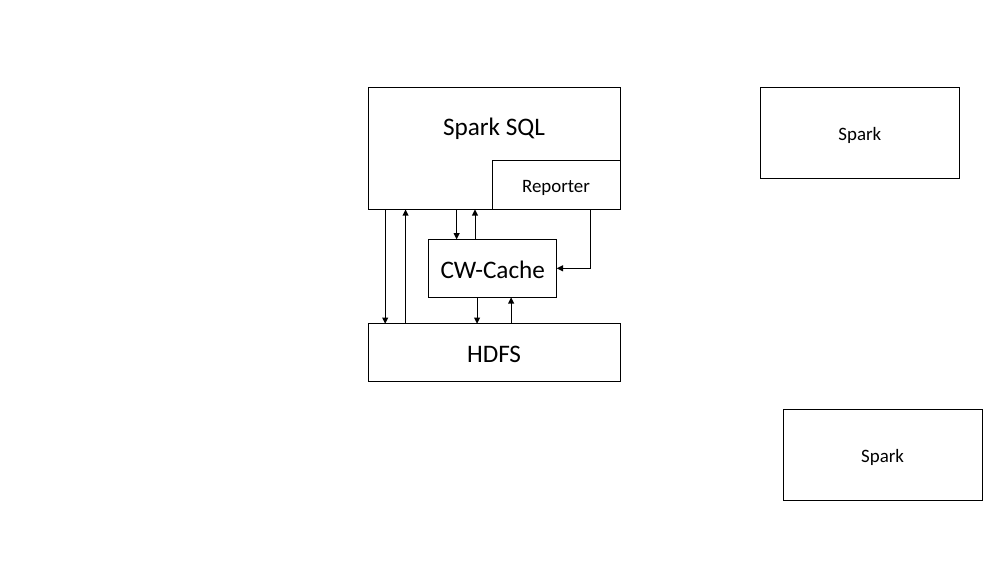
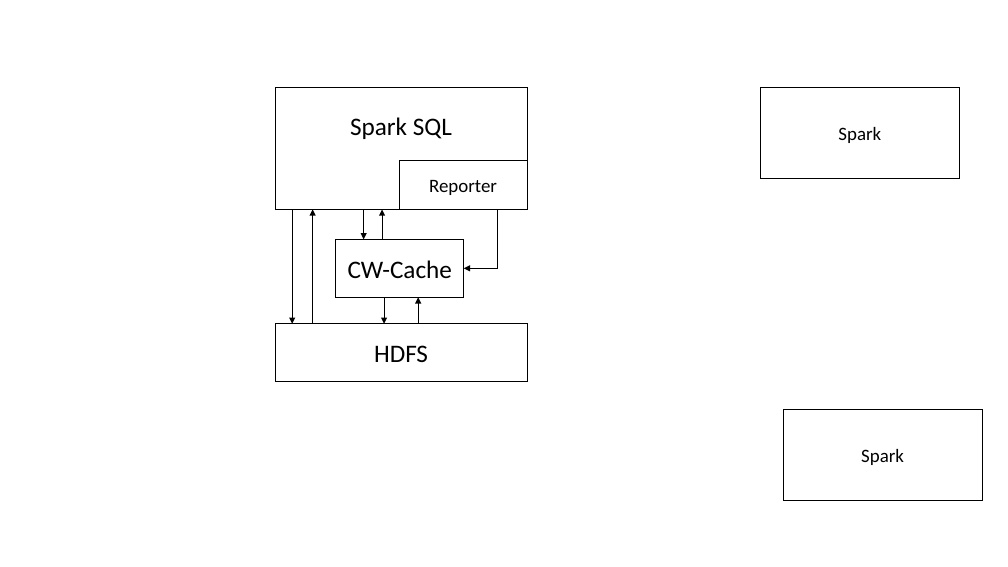
Before and after one commit to seucs/seuthesis, a slide deck: slide 1 of img/img-by-PPT.pptx. Drawn at 1008x567 pixels with LibreOffice and Linux fonts; fonts in the diff are those of the drawing. Boxes give left, top, right and bottom in pixels: in the first picture for what was removed or moved away, otherwise in the second. Text is boxed around its words. In the diff, an @@ line names an element or a change of style, - is before the commit and + after.

```diff
--- a/img/img-by-PPT.pptx
+++ b/img/img-by-PPT.pptx
@@ arrow moved from (405, 324) - (405, 209) to (313, 324) - (313, 209) @@
@@ 5 arrows, 4 rectangles, 1 elbow arrow: place and size @@
-5 arrows, 4 rectangles, 1 elbow arrow at [368, 87, 620, 382]
+5 arrows, 4 rectangles, 1 elbow arrow at [275, 87, 527, 382]
```
Also in this commit, not shown: 6 other files.
